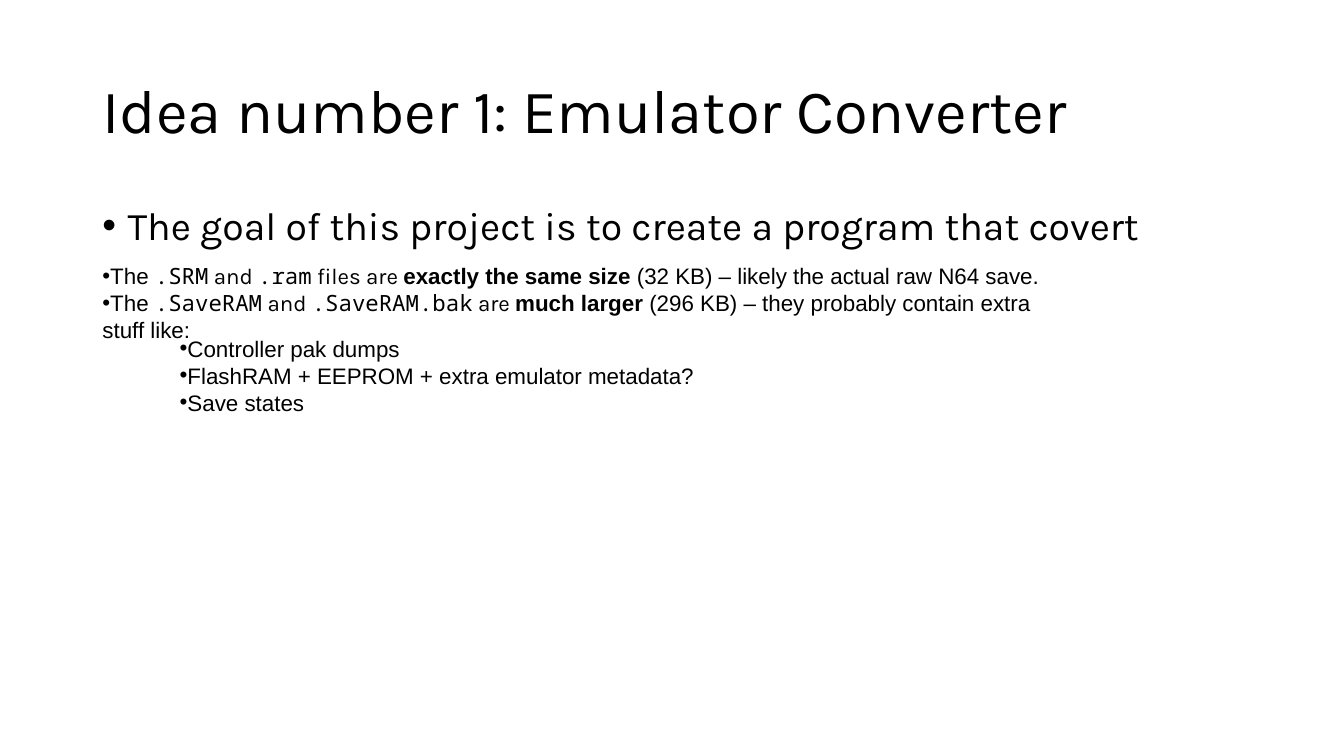
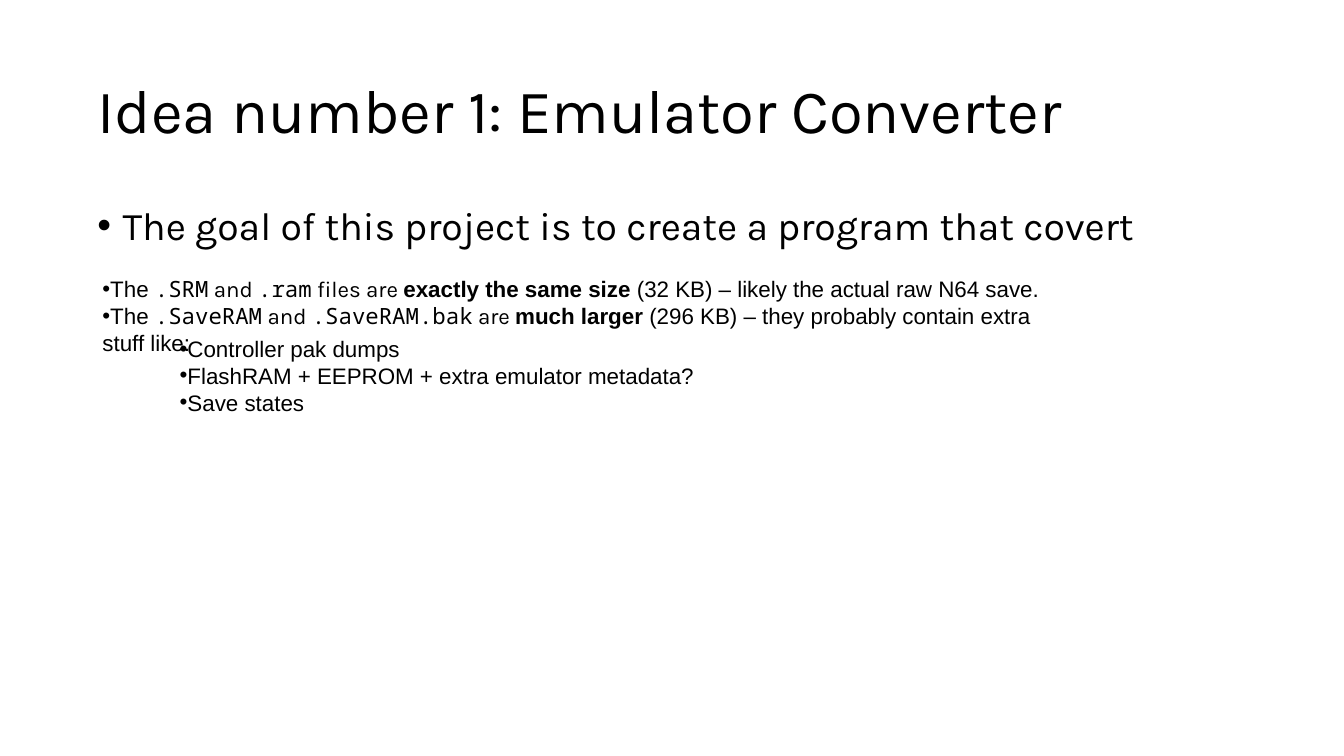
Before and after one commit to Sanmeet-EWU/cscd-350-project-team-slippee, a slide deck: slide 3 of the finalone.pptx. Drawn at 1344x756 pixels with LibreOffice and Linux fonts; fonts in the diff are those of the drawing. Boxes give left, top, right and bottom in pixels: in the first picture for what was removed or moved away, otherwise in the second. Text is boxed around its words. In the diff, an @@ line names an element or a change of style, - is before the commit and + after.

```diff
--- a/the finalone.pptx
+++ b/the finalone.pptx
@@ title "Idea number 1: Emulator Converter": place and size @@
-title "Idea number 1: Emulator Converter" at [102, 91, 1066, 134]
+title "Idea number 1: Emulator Converter" at [97, 91, 1061, 134]
@@ text "The goal of this project ...": place and size @@
-text "The goal of this project ..." at [128, 213, 1139, 250]
+text "The goal of this project ..." at [123, 213, 1133, 250]
@@ text "The .SRM and .ram files ..." rewrapped from [102, 267, 1038, 339] to [102, 280, 1038, 358] @@
@@ text "Controller pak dumps" rewrapped from [180, 340, 694, 412] to [150, 334, 694, 412] @@
```
Also in this commit, not shown: 4 other slides changed, 3 slides added, 1 slide removed.
